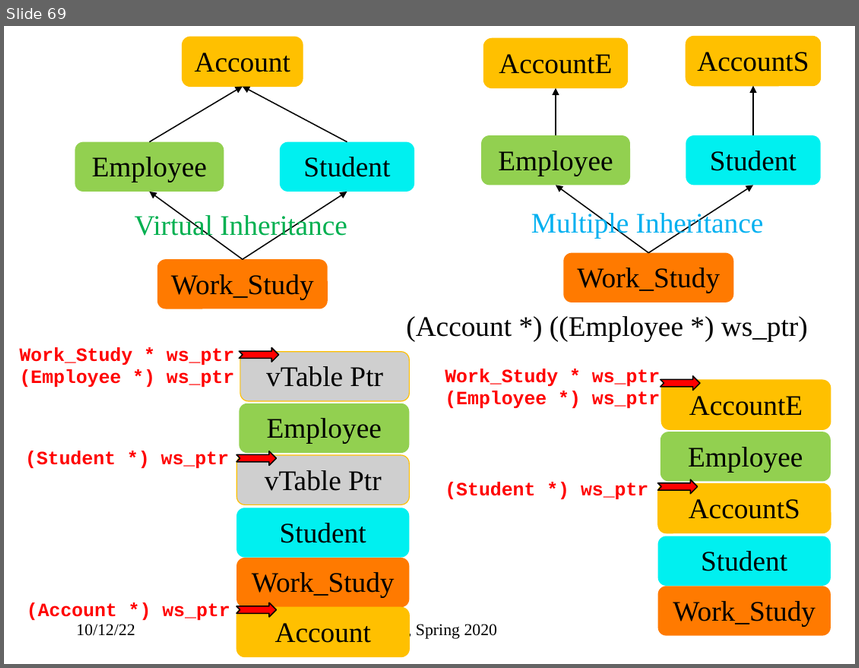
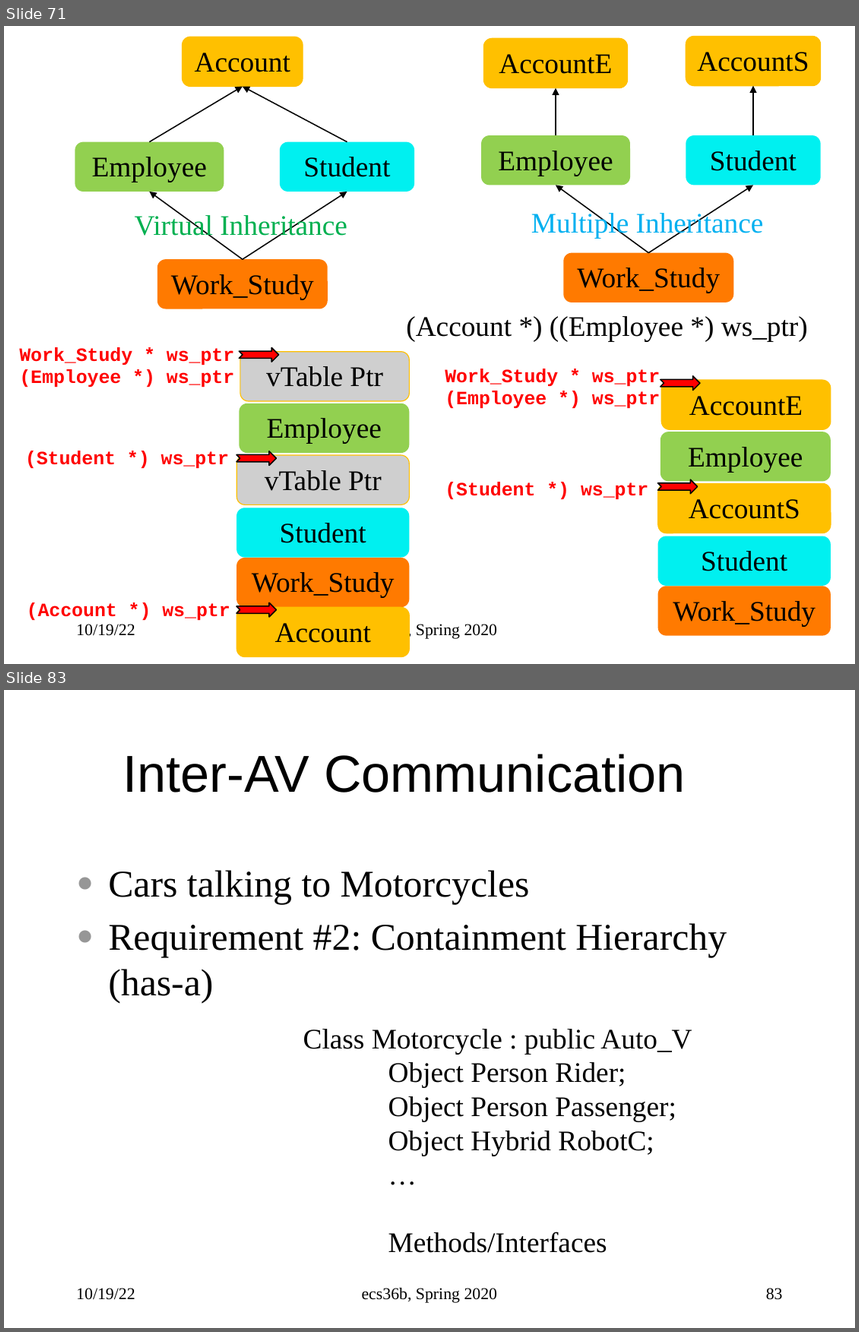
Before and after one commit to sfelixwu/ecs36b_slides, a slide deck: ecs36b_f2022_L004.pptx. Shown one above the other, each under a label of ours: slide 69 before the commit, slides 71 and 83 after it; the slides between them are not shown. The pictures are 859x668 and 859x1332 pixels, drawn with LibreOffice and Linux fonts; fonts in the diff are those of the drawing. Boxes give left, top, right and bottom in pixels: in the first picture for what was removed or moved away, otherwise in the second. Text is boxed around its words. In the diff, an @@ line names an element or a change of style, - is before the commit and + after.

```diff
--- a/ecs36b_f2022_L004.pptx
+++ b/ecs36b_f2022_L004.pptx
@@ slide 83 added at (x1=4, y1=690, x2=855, y2=1328), background #FFFFFF @@
@@ title added at (x1=123, y1=754, x2=685, y2=793), 44 pt, text #000000 @@
+Inter-AV Communication
@@ text added at (x1=108, y1=870, x2=727, y2=1003), 32 pt, text #000000 @@
+● Cars talking to Motorcycles
+● Requirement #2: Containment Hierarchy (has-a)
@@ text added at (x1=303, y1=1029, x2=692, y2=1253), 24 pt, text #000000 @@
+Class Motorcycle : public Auto_V
+Object Person Rider;
+Object Person Passenger;
+Object Hybrid RobotC;
+…
+Methods/Interfaces
@@ text added at (x1=76, y1=1288, x2=135, y2=1300), 14 pt, text #000000 @@
+10/19/22
@@ text added at (x1=362, y1=1288, x2=498, y2=1303), 14 pt, text #000000 @@
+ecs36b, Spring 2020
@@ page number added at (x1=766, y1=1288, x2=783, y2=1300), 14 pt, text #000000 @@
+83
@@ what was slide 69 is now slide 71 @@
@@ slide 71 changed as well @@
@@ text at (x1=76, y1=624, x2=135, y2=636): text changed @@
-10/12/22
+10/19/22
```
Also in this commit, not shown: 67 other slides changed, 14 other slides added.
